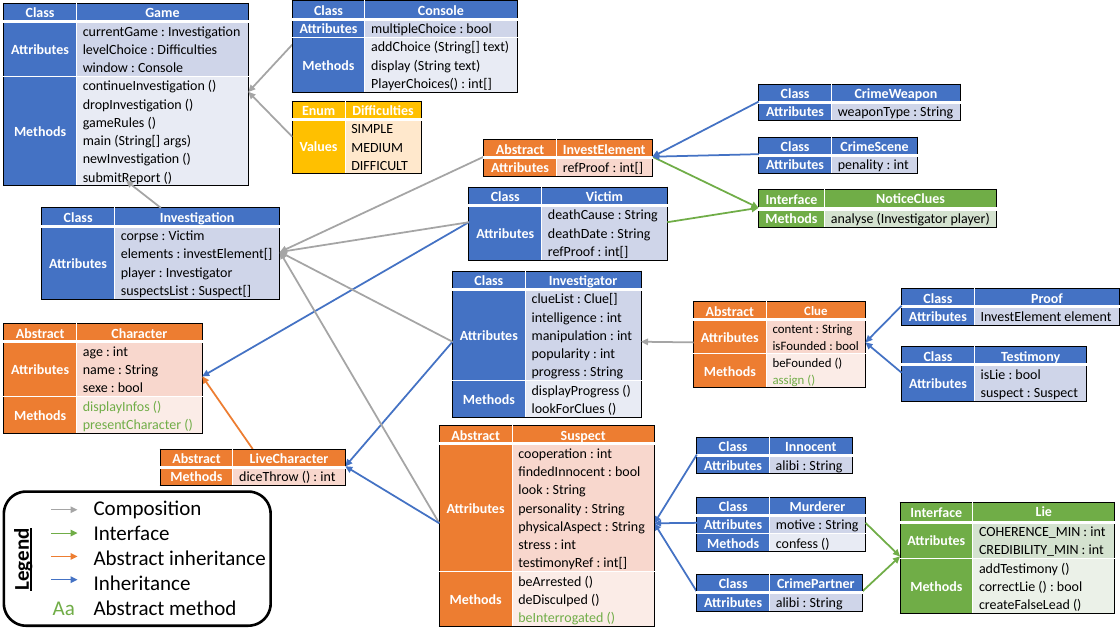
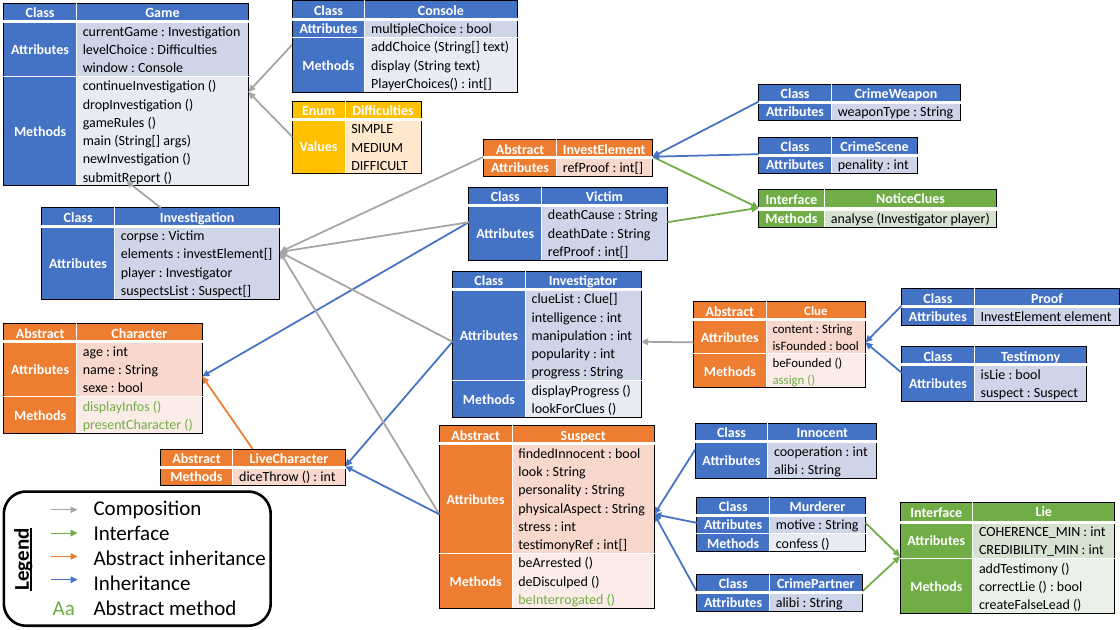
Before and after one commit to clarabomy/Java-project, a slide deck: slide 11 of docs/Diagramme-Java.pptx. Drawn at 1120x630 pixels with LibreOffice and Linux fonts; fonts in the diff are those of the drawing. Boxes give left, top, right and bottom in pixels: in the first picture for what was removed or moved away, otherwise in the second. Text is boxed around its words. In the diff, an @@ line names an element or a change of style, - is before the commit and + after.

```diff
--- a/docs/Diagramme-Java.pptx
+++ b/docs/Diagramme-Java.pptx
@@ arrow moved from (439, 523) - (280, 252) to (439, 514) - (280, 252) @@
@@ table at bbox=[439, 426, 655, 611] @@
-row 2, column 2: cooperation : int / findedInnocent : bool / look : String / personality : String / physicalAspect : String / stress : int / testimonyRef : int[]
+row 2, column 2: findedInnocent : bool / look : String / personality : String / physicalAspect : String / stress : int / testimonyRef : int[]
@@ table at bbox=[696, 423, 877, 481] @@
-row 2, column 2: alibi : String
+row 2, column 2: cooperation : int / alibi : String
@@ table: place and size @@
-table at bbox=[697, 438, 852, 478]
+table at bbox=[696, 423, 877, 481]
@@ arrow moved from (439, 523) - (345, 466) to (439, 514) - (345, 466) @@
@@ arrow moved from (697, 455) - (655, 523) to (696, 450) - (655, 514) @@
@@ arrow moved from (697, 592) - (655, 523) to (697, 592) - (655, 514) @@
@@ arrow moved from (697, 523) - (655, 523) to (697, 523) - (655, 514) @@
```
Also in this commit, not shown: 1 slide added, 33 other files.
